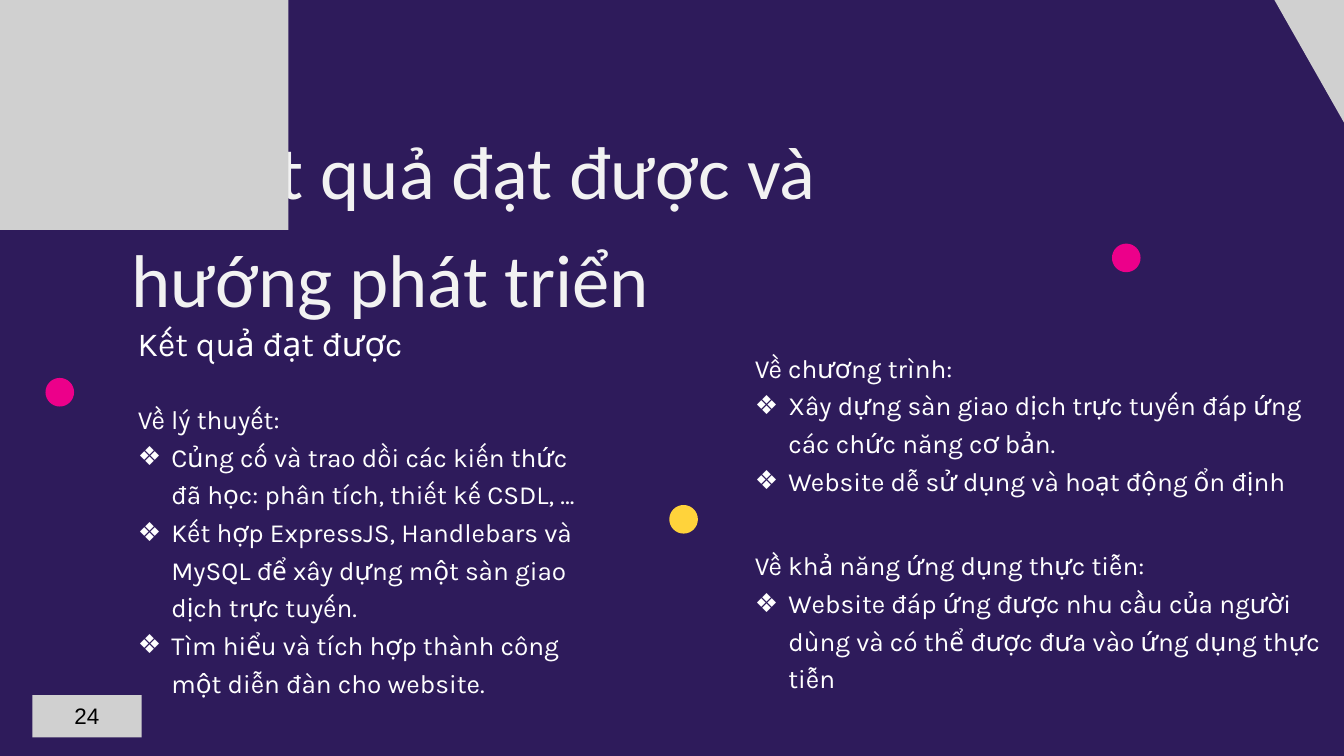
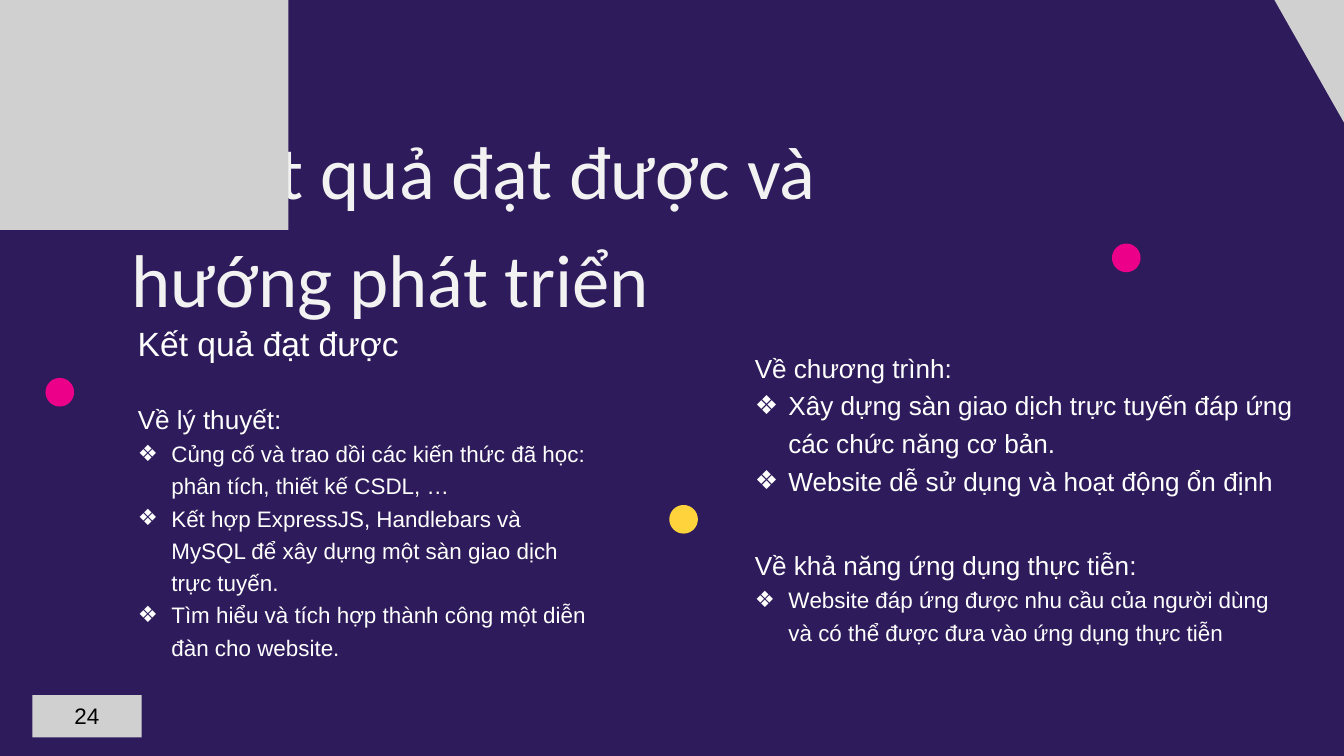
Before and after one commit to B2012257/lvtn_indieGameForum, a slide deck: slide 24 of docs/gameIndiePPT.pptx. Drawn at 1344x756 pixels with LibreOffice and Linux fonts; fonts in the diff are those of the drawing; grey boxes stand for pictures. Boxes give left, top, right and bottom in pixels: in the first picture for what was removed or moved away, otherwise in the second. Text is boxed around its words. In the diff, an @@ line names an element or a change of style, - is before the commit and + after.

Commit message:
docs: fix font ppt

```diff
--- a/docs/gameIndiePPT.pptx
+++ b/docs/gameIndiePPT.pptx
@@ text "Kết quả đạt được" at [138, 330, 399, 362]: font Karla to Arial @@
@@ text "Về chương trình:" at [755, 358, 1293, 497]: font Karla to Arial @@
@@ text "Về lý thuyết:" at [138, 409, 585, 657]: font Karla to Arial, size 28 to 24 pt @@
@@ text "Về khả năng ứng dụng ..." at [755, 554, 1269, 646]: font Karla to Arial; size 28 to 24 pt in "Website đáp ứng được nhu cầu của ..." @@
```
Also in this commit, not shown: 24 other slides changed, 2 other files.
